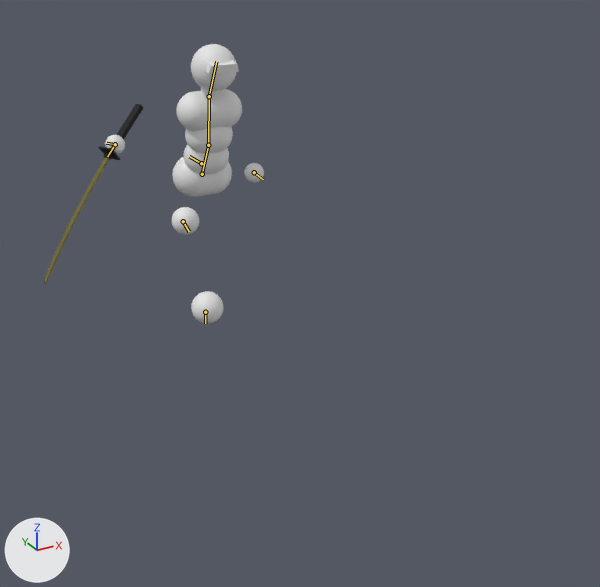
A saved change to the Blender file asset_raws/simple_combat_char.blend.
Both versions are drawn from a 50 mm camera at (-1.87, -7.37, 2.23) aimed at (-0.03, -4.02, 0.56). Every picture has the same lights, and +X, +Y and +Z are marked at lower left. Both versions are drawn at frame 17 of the action 'Running'; the numbers are the values there. The bones that bend it are drawn over the model as lines.

The first picture shows 'Body', 'Sword'.
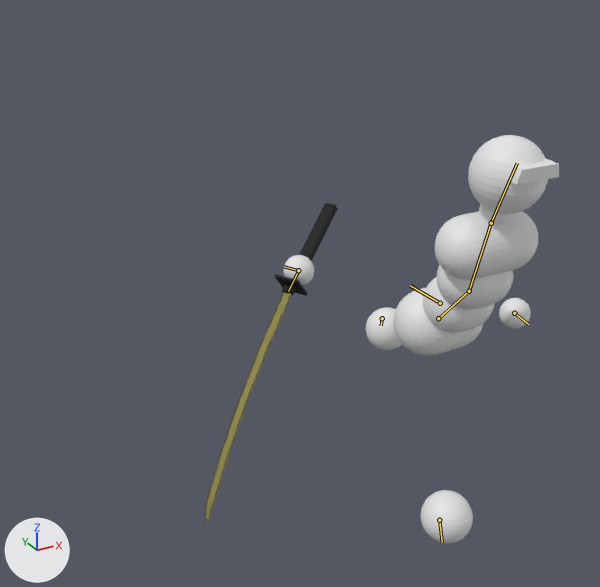
What the commit changed:
Bone 'Root bone' (bone_root_bone) moves from (0.0, -2.742, 0.0) to (0.0, -5.1, 0.0).
Bone 'Lower back' (bone_lower_back) turns from (-25, 0, 0) to (-36, 0, 0) degrees about its own x, y and z.
Bone 'Upper back' (bone_upper_back) turns from (9, 0, 0) to (13, 0, 0) degrees about its own x, y and z.
Bone 'Head' (bone_head) turns from (2, 0, 0) to (19, 0, 0) degrees about its own x, y and z.
Bone 'Foot.L' (bone_foot_l) moves from (-0.036, -0.727, 0.287) to (0.281, -0.696, 0.202).
Bone 'Foot.L' (bone_foot_l) turns from (12, 10, 38) to (36, 7, 99) degrees about its own x, y and z.
Bone 'Foot.R' (bone_foot_r) moves from (-0.104, 0.233, -0.113) to (-0.171, 0.202, -0.105).
Bone 'Foot.R' (bone_foot_r) turns from (2, -3, -9) to (4, -5, -15) degrees about its own x, y and z.

Boxes (x1, y1, x2, y2) around the edits, measured in the pictures (600 x 587 px):
'Body', posed (73% wider, 46% taller): before (105, 44, 264, 323); after (283, 135, 559, 543)
'Sword', posed (33% wider, 76% taller): before (44, 104, 143, 285); after (205, 203, 337, 522)
bone 'Root bone', root to tip: before (201, 163) to (189, 156); after (440, 303) to (410, 285)
bone 'Lower back', root to tip: before (202, 174) to (208, 145); after (438, 318) to (469, 291)
bone 'Upper back', root to tip: before (208, 145) to (209, 96); after (469, 291) to (491, 223)
bone 'Head', root to tip: before (209, 96) to (216, 61); after (491, 223) to (517, 163)
bone 'Foot.L', root to tip: before (183, 221) to (189, 231); after (382, 318) to (381, 325)
bone 'Foot.R', root to tip: before (205, 312) to (205, 323); after (439, 520) to (442, 542)
